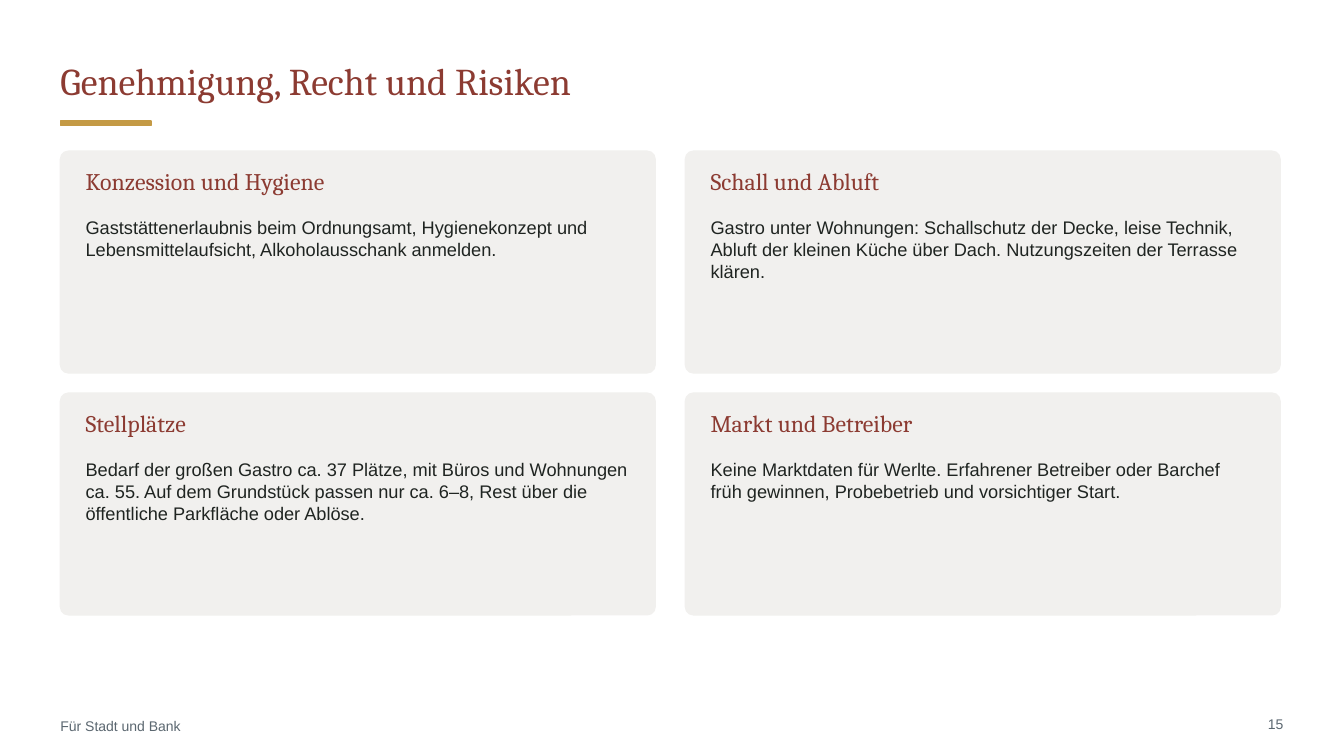
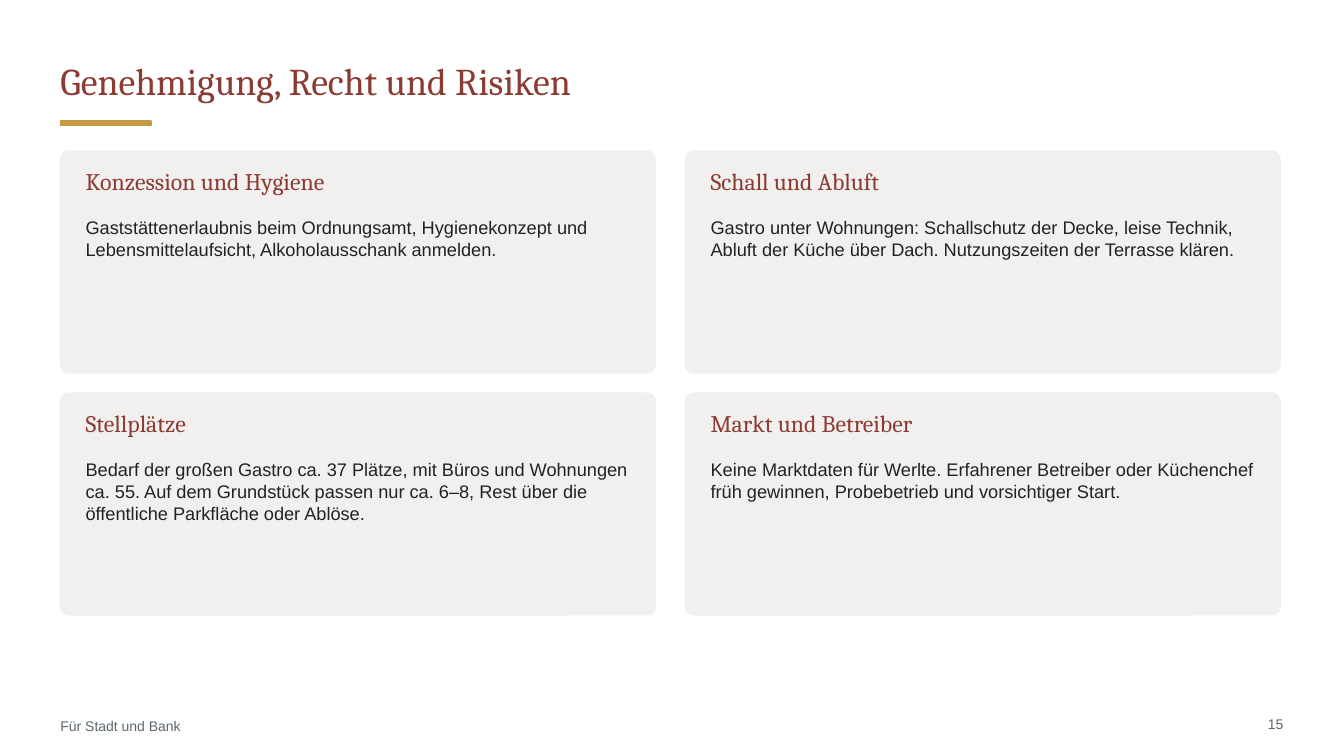
Before and after one commit to CartoonUsername/bau-projekt, a slide deck: slide 15 of praesentation/Neue-Mitte-Werlte_Baufeld3_Gastro-Konzept.pptx. Drawn at 1344x756 pixels with LibreOffice and Linux fonts; fonts in the diff are those of the drawing. Boxes give left, top, right and bottom in pixels: in the first picture for what was removed or moved away, otherwise in the second. Text is boxed around its words. In the diff, an @@ line names an element or a change of style, - is before the commit and + after.

```diff
--- a/praesentation/Neue-Mitte-Werlte_Baufeld3_Gastro-Konzept.pptx
+++ b/praesentation/Neue-Mitte-Werlte_Baufeld3_Gastro-Konzept.pptx
@@ text at (x1=711, y1=220, x2=1234, y2=260): text changed @@
-Gastro unter Wohnungen: Schallschutz der Decke, leise Technik, Abluft der kleinen Küche über Dach. Nutzungszeiten der Terrasse klären.
+Gastro unter Wohnungen: Schallschutz der Decke, leise Technik, Abluft der Küche über Dach. Nutzungszeiten der Terrasse klären.
@@ text at (x1=711, y1=462, x2=1253, y2=502): text changed @@
-Keine Marktdaten für Werlte. Erfahrener Betreiber oder Barchef früh gewinnen, Probebetrieb und vorsichtiger Start.
+Keine Marktdaten für Werlte. Erfahrener Betreiber oder Küchenchef früh gewinnen, Probebetrieb und vorsichtiger Start.
```
Also in this commit, not shown: 12 other slides changed, 9 other files.
